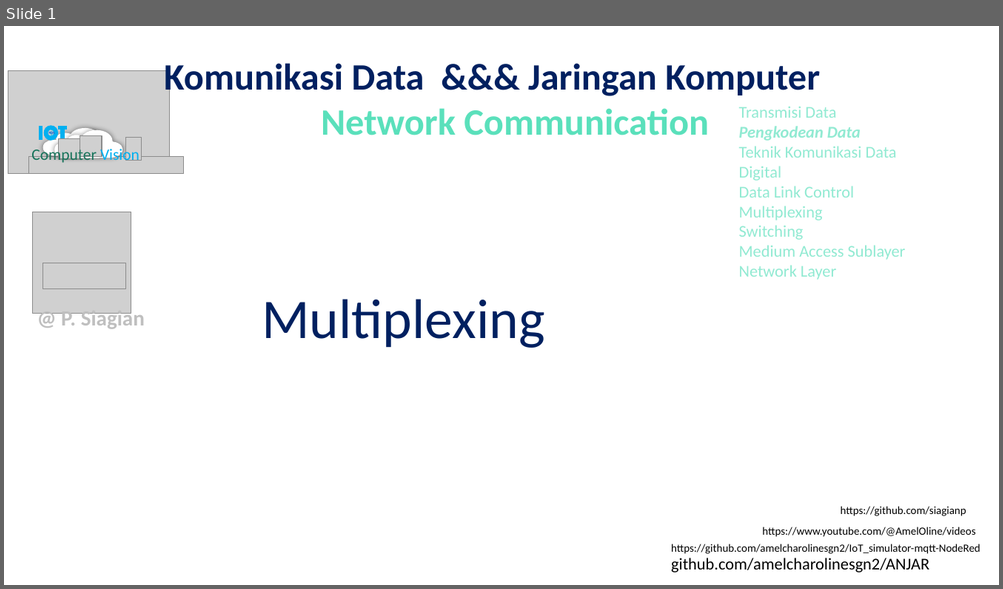
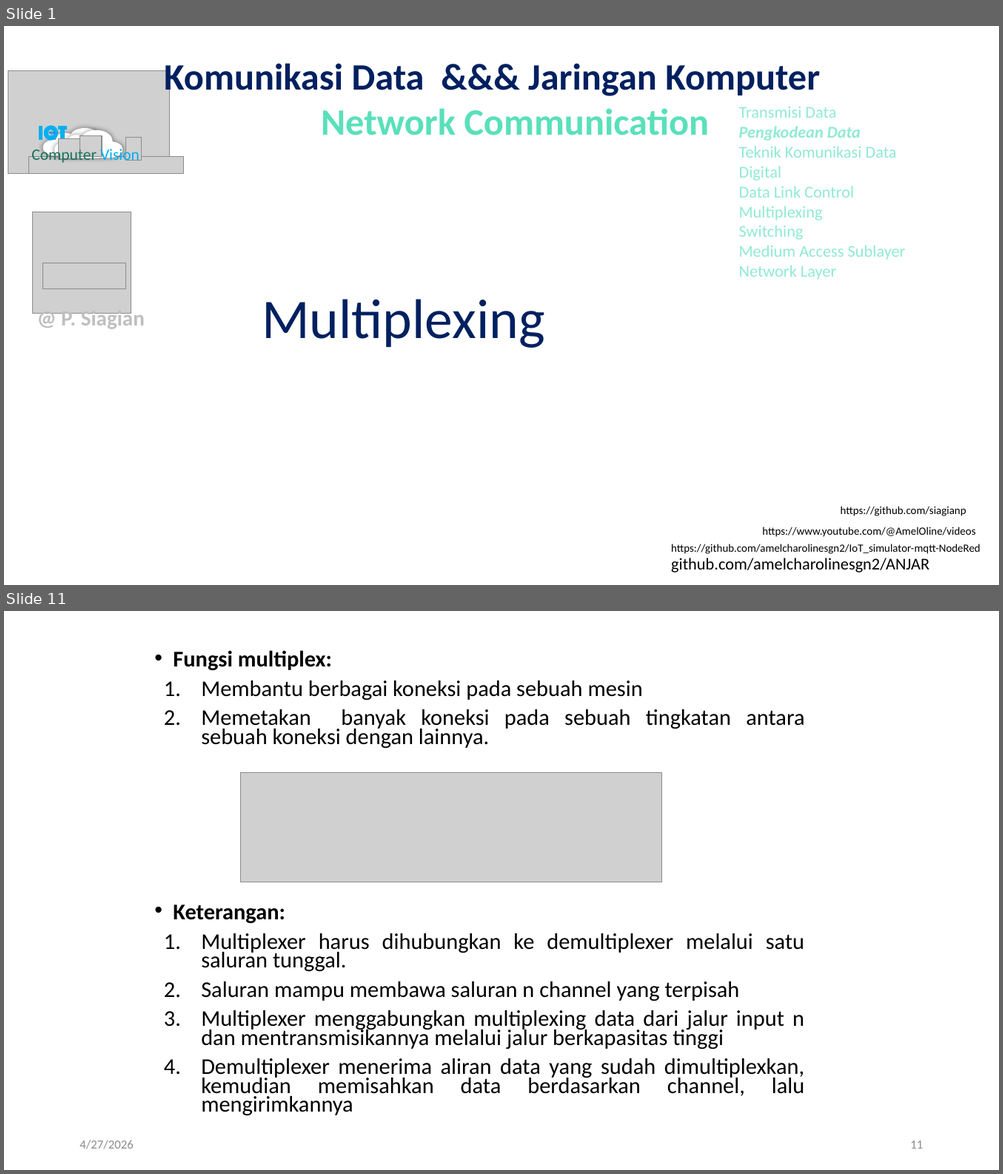
Before and after one commit to amelcharolinesgn2/DataNetCommunication, a slide deck: 6_5Network Communication_Multiplexing.pptx. Shown one above the other, each under a label of ours: slide 1 before the commit, slides 1 and 11 after it; the slides between them are not shown. The pictures are 1003x589 and 1003x1174 pixels, drawn with LibreOffice and Linux fonts; fonts in the diff are those of the drawing; grey boxes stand for pictures. Boxes give left, top, right and bottom in pixels: in the first picture for what was removed or moved away, otherwise in the second. Text is boxed around its words. In the diff, an @@ line names an element or a change of style, - is before the commit and + after.

```diff
--- a/6_5Network Communication_Multiplexing.pptx
+++ b/6_5Network Communication_Multiplexing.pptx
@@ slide 11 added at (4, 611, 999, 1170), background #FFFFFF @@
@@ text added at (173, 650, 804, 1116), 21.7 pt, text #000000 @@
+• Fungsi multiplex:
+1. Membantu berbagai koneksi pada sebuah mesin
+2. Memetakan banyak koneksi pada sebuah tingkatan antara sebuah koneksi dengan lainnya.
+• Keterangan:
+1. Multiplexer harus dihubungkan ke demultiplexer melalui satu saluran tunggal.
+2. Saluran mampu membawa saluran n channel yang terpisah
+3. Multiplexer menggabungkan multiplexing data dari jalur input n dan mentransmisikannya melalui jalur berkapasitas tinggi
+4. Demultiplexer menerima aliran data yang sudah dimultiplexkan, kemudian memisahkan data berdasarkan channel, lalu mengirimkannya
@@ picture added at (241, 773, 662, 883) @@
@@ text added at (79, 1140, 133, 1150), 12 pt, text #8C8C8C @@
+4/27/2026
@@ page number added at (910, 1141, 922, 1149), 12 pt, text #8C8C8C @@
+11
```
Also in this commit, not shown: 7 slides changed, 38 other slides added.
